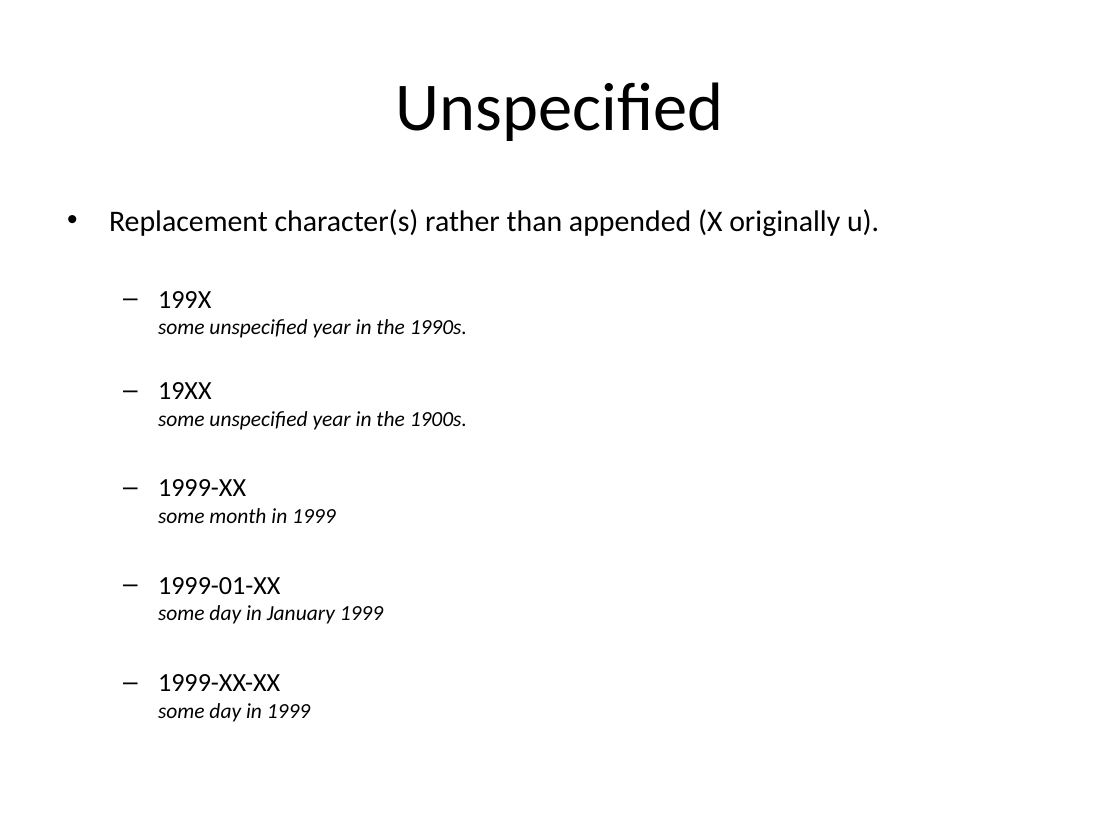
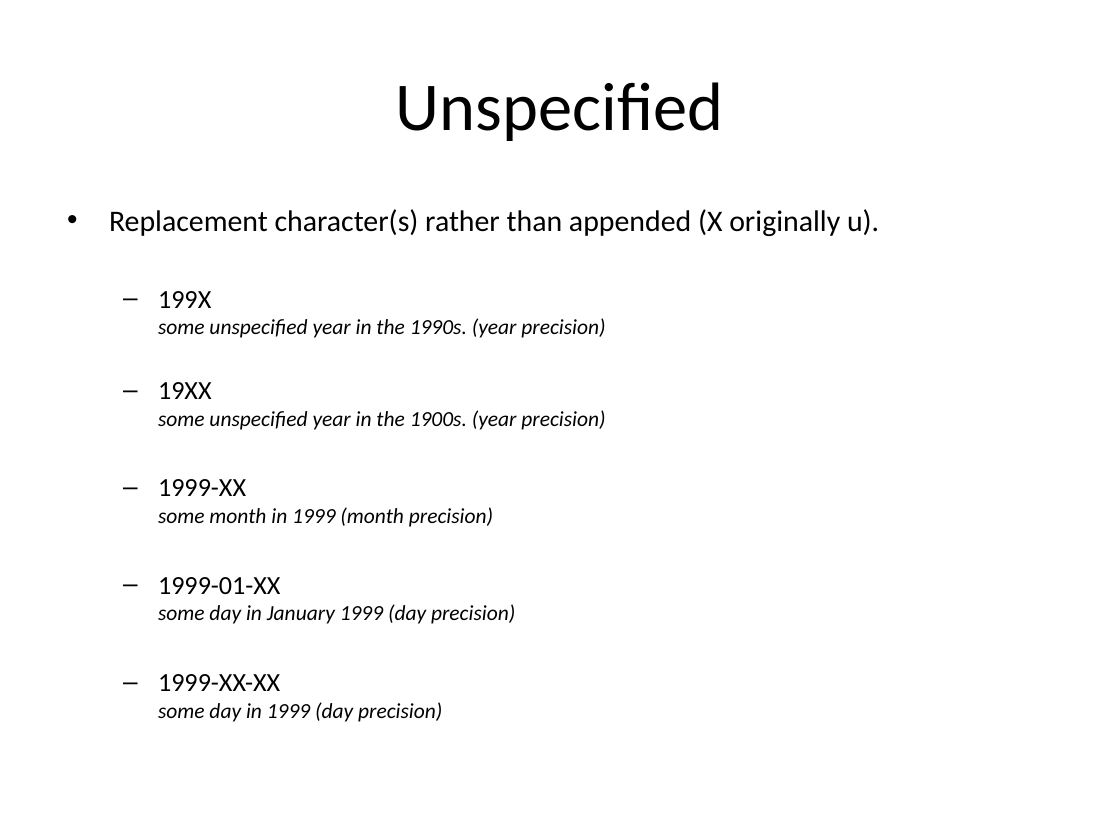
Before and after one commit to re-Isearch/date, a slide deck: slide 32 of Slides/ISO8601-Presentation.pptx. Drawn at 1120x840 pixels with LibreOffice and Linux fonts; fonts in the diff are those of the drawing. Boxes give left, top, right and bottom in pixels: in the first picture for what was removed or moved away, otherwise in the second. Text is boxed around its words. In the diff, an @@ line names an element or a change of style, - is before the commit and + after.

```diff
--- a/Slides/ISO8601-Presentation.pptx
+++ b/Slides/ISO8601-Presentation.pptx
@@ text at (158,291,605,722): text changed @@
-  – 199X
-    some unspecified year in the 1990s.
-  – 19XX
-    some unspecified year in the 1900s.
-  – 1999-XX
-    some month in 1999
-  – 1999-01-XX
-    some day in January 1999
-  – 1999-XX-XX
-    some day in 1999
+  – 199X
+    some unspecified year in the 1990s. (year precision)
+  – 19XX
+    some unspecified year in the 1900s. (year precision)
+  – 1999-XX
+    some month in 1999 (month precision)
+  – 1999-01-XX
+    some day in January 1999 (day precision)
+  – 1999-XX-XX
+    some day in 1999 (day precision)
```
Also in this commit, not shown: 4 other slides changed, 1 slide added, 1 other file.
